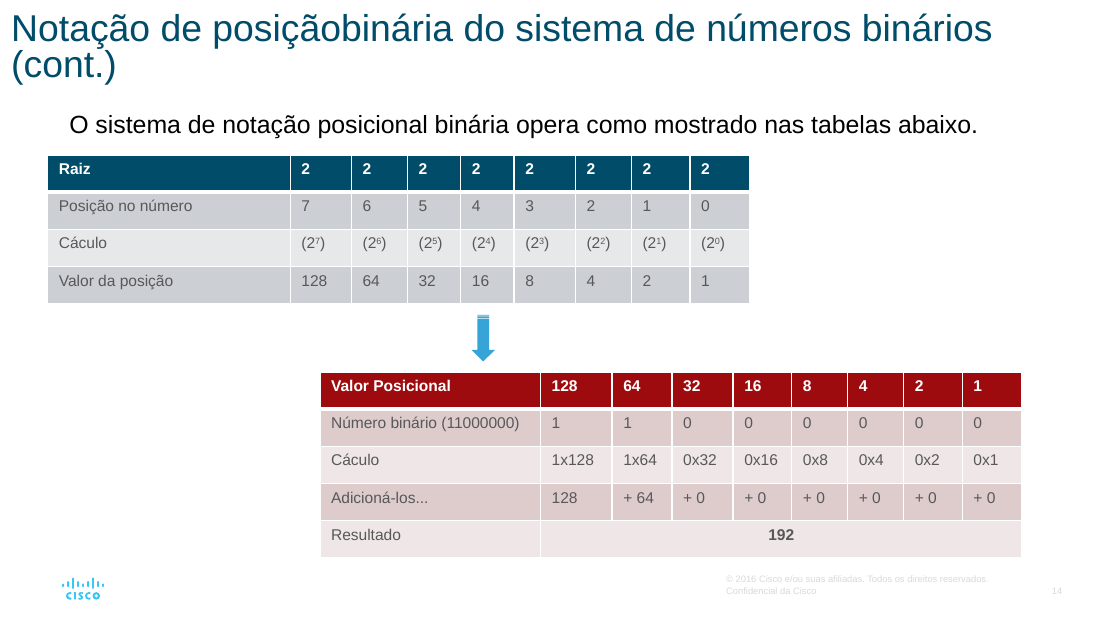
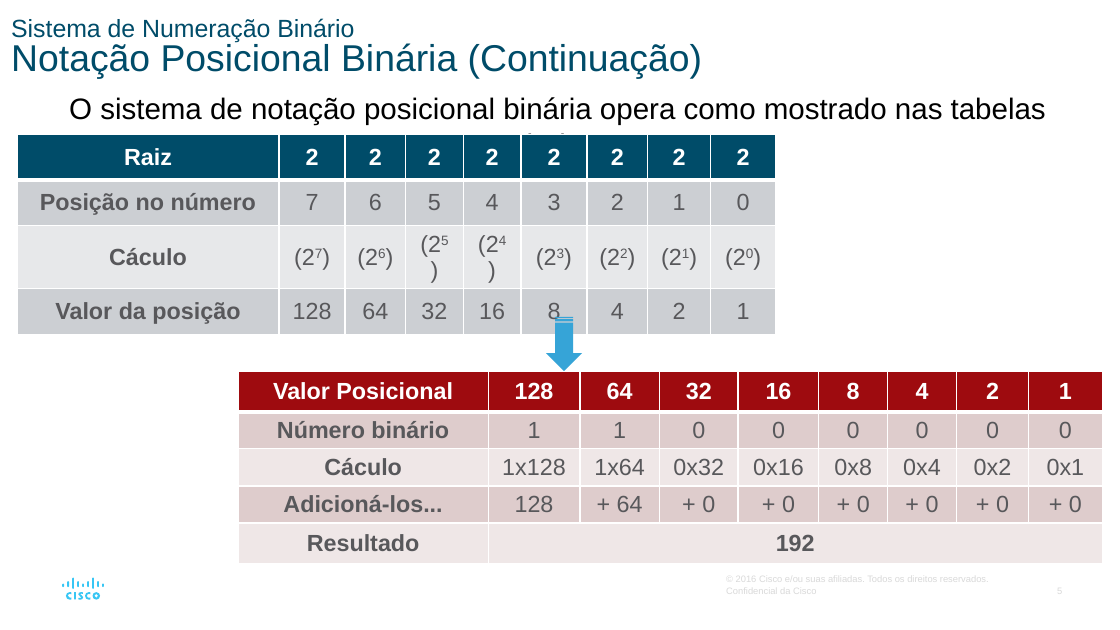
Before and after one commit to vaamonde/netacad, a slide deck: slide 5 of 02-CCNA-200-301-v7/01-CCNA-IntroducaoAsRedes-v7.02/01-Modulo01-PPTS/Modulo05-SistemaNumerico.pptx (slide 14 before the commit). Drawn at 1120x630 pixels with LibreOffice and Linux fonts; fonts in the diff are those of the drawing. Boxes give left, top, right and bottom in pixels: in the first picture for what was removed or moved away, otherwise in the second. Text is boxed around its words. In the diff, an @@ line names an element or a change of style, - is before the commit and + after.

```diff
--- a/02-CCNA-200-301-v7/01-CCNA-IntroducaoAsRedes-v7.02/01-Modulo01-PPTS/Modulo05-SistemaNumerico.pptx
+++ b/02-CCNA-200-301-v7/01-CCNA-IntroducaoAsRedes-v7.02/01-Modulo01-PPTS/Modulo05-SistemaNumerico.pptx
@@ title at (x1=11, y1=18, x2=702, y2=79): text changed @@
-Notação de posiçãobinária do sistema de números binários (cont.)
+Sistema de Numeração Binário
+Notação Posicional Binária (Continuação)
@@ text "O sistema de notação posicional ..." moved from (x1=69, y1=114, x2=978, y2=139) to (x1=69, y1=97, x2=1046, y2=125) @@
@@ text "O sistema de notação posicional ..." at (x1=69, y1=97, x2=1046, y2=125): size 16 to 19 pt; alignment left to centre @@
@@ table at (x1=17, y1=134, x2=775, y2=329) @@
@@ size 10 to 15 pt @@
@@ bold on in "Posição no número", "Cáculo", "Valor da posição" @@
@@ alignment left to centre @@
@@ table resized from (x1=48, y1=155, x2=752, y2=304) to (x1=17, y1=134, x2=775, y2=329) @@
@@ striped right arrow resized from (x1=472, y1=315, x2=496, y2=362) to (x1=545, y1=317, x2=581, y2=371) @@
@@ table at (x1=239, y1=371, x2=1102, y2=569) @@
-row 2, column 1: Número binário (11000000)
+row 2, column 1: Número binário
@@ size 10 to 15 pt in "Valor Posicional", "128", "64", "32" and 33 more places @@
@@ bold on in "Cáculo", "Adicioná-los...", "Resultado" @@
@@ alignment left to centre @@
@@ table resized from (x1=320, y1=372, x2=1021, y2=558) to (x1=239, y1=371, x2=1102, y2=569) @@
@@ page number removed at (x1=1052, y1=586, x2=1062, y2=596) @@
-14
```
Also in this commit, not shown: 7 other slides changed, 13 slides removed, 2 other files.
